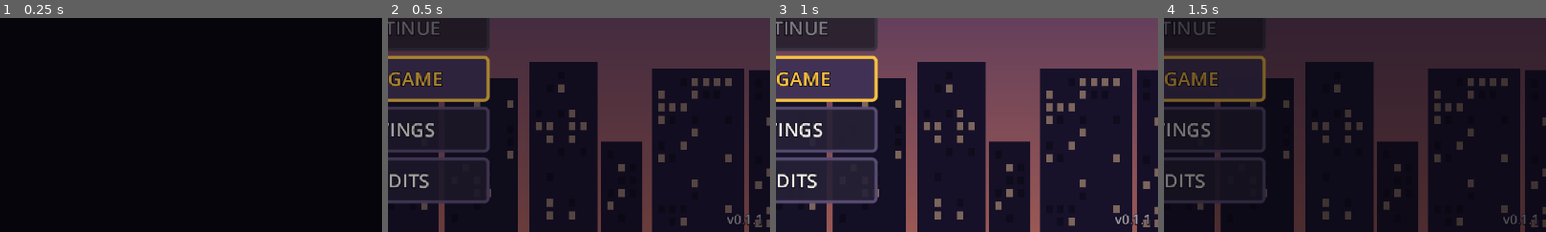
Above: before the commit, frames 1-4 (left to right).
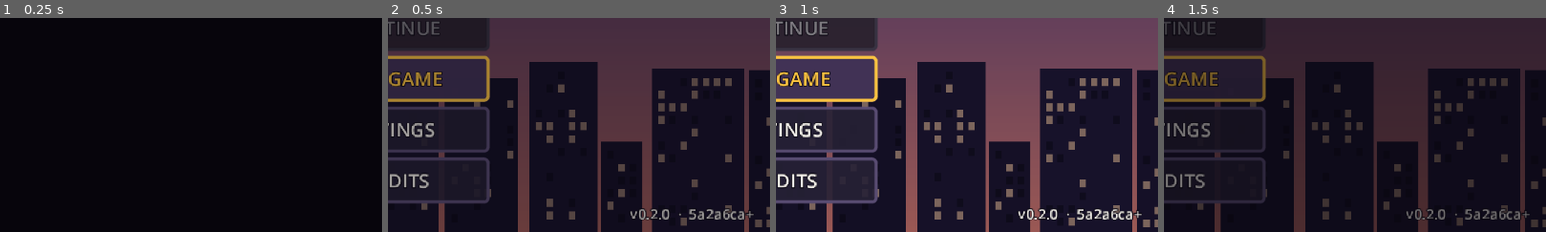
Above: after the commit, the same moments.

Repository: OuterHeavenX/sidewalk-kings
Game: Godot game, scene res://scenes/boot/Boot.tscn
The game is run twice, just before and just after one commit, with the same random seed, the same clock (stepped at 60 frames per second) and the same inputs.
Inputs:
- Up to frame 1 (0.25 s): no input
- Up to frame 2 (0.5 s): no input
- Up to frame 3 (1 s): click "NEW GAME" at 0.5 s
- Up to frame 4 (1.5 s): click "NEW GAME" at 1.25 s
The pictures show only the part of the screen within x 50-100%, y 50-100%; the shares and areas given below are measured in that part.

Frame 1 is identical in both runs. In frame 2, 0.9% of the frame differs, in the area x 63-98%, y 88-97%; in frame 3, 1.0%; in frame 4, 0.8%.

Commit message:
v0.2.0: builds that update, and say which build they are
Asked for as "add the version # in the main screen and in the menu",
which was two problems wearing one coat.

The version was already on the title -- size 8, TEXT_DIM, in the corner,
a smudge -- and in the pause menu it was a row inside the Settings page,
three inputs from anywhere. Both are readable now, and the pause menu
carries it on the footer of every page.

But every deploy so far reported v0.1.1, so the number could not answer
the only question anyone asks it: am I running the update or the old one?
Builds now carry the commit they came from, stamped in CI. A build made
from a dirty tree gets a "+", because a build that is not the commit it
claims to be has you chasing a bug that exists on one desk only.

And the app could not update itself, which means it was not installed so
much as stranded. Godot's service worker already handles "claim" and
"update" messages; nothing ever sent one. A new worker installed, moved
to WAITING, and stayed there while the old one served index.pck -- the
entire game -- from cache. The app kept launching an old build, reporting
the same version string, looking healthy. The only escape was a hard
refresh, which is not something you can ask of someone who installed this
on a Steam Deck.

The shell now watches for a waiting worker and never interrupts play: an
update found within a minute of load applies and reloads, since you are
still on the title screen; later than that the new worker takes over
without touching the running page and the next launch is the new build.
It also calls registration.update() on load, because browsers check on
their own schedule -- up to 24 hours -- and an app that is launched,
played and closed may never reach it.

Caught before shipping: the stamp did not survive the export. Written
first as data/build.txt, and the preset excludes *.txt while including
*.json, so it was generated, committed, and dropped from the package --
the exported game reported "dev" and looked correct. It is JSON now, with
a check that a stamped tree produces a build that knows its own commit.

Not verified in a real browser. Service workers do not register in the
preview browser here and the Chrome bridge was not connected, so nothing
has watched a real browser take a second build. The next deploy is the
first proof.

Suite 302/302.

Co-Authored-By: Claude Opus 5 <noreply@anthropic.com>

Diff:
--- a/autoload/GameManager.gd
+++ b/autoload/GameManager.gd
@@ -4,6 +4,10 @@
 enum State { BOOT, TITLE, PLAYING, PAUSED, DIALOGUE, SHOP, CUTSCENE, MENU, GAME_OVER }
 
 var version: String = "0.0.0"
+## Commit and date this build was made from, or "dev" when it was not stamped. The version
+## number only changes when somebody remembers to change it; this changes every build, and
+## is the only way to tell a fresh deploy from one a service worker is still caching.
+var build: String = "dev"
 var state: State = State.BOOT
 var player_data: PlayerState = PlayerState.new()
 var player: Node = null
@@ -21,11 +25,26 @@
 func _ready() -> void:
 	process_mode = Node.PROCESS_MODE_ALWAYS
 	version = str(ProjectSettings.get_setting("application/config/version", "0.0.0"))
+	# JSON because the export preset includes "*.json" and excludes "*.txt". A stamp the
+	# package does not carry is worse than none: the build reports "dev" and looks correct.
+	if FileAccess.file_exists("res://data/build.json"):
+		var f := FileAccess.open("res://data/build.json", FileAccess.READ)
+		var parsed = JSON.parse_string(f.get_as_text())
+		f.close()
+		if parsed is Dictionary and str(parsed.get("commit", "")) != "":
+			build = "%s %s" % [parsed.get("commit", ""), parsed.get("date", "")]
 	# Debug tools only in editor/debug builds, or when exported with the "debug_tools" feature tag.
 	debug_enabled = OS.is_debug_build() or OS.has_feature("debug_tools")
 	EventBus.hit_stop.connect(_on_hit_stop)
 	EventBus.slow_motion.connect(_on_slow_motion)
-	print("[GameManager] Sidewalk Kings v%s ready (debug=%s)" % [version, debug_enabled])
+	print("[GameManager] Sidewalk Kings v%s (%s) ready (debug=%s)" % [version, build, debug_enabled])
+
+## What to show the player. The commit is the useful half when the question is whether an
+## update actually arrived, so it is not hidden behind a debug flag.
+func version_line() -> String:
+	if build == "dev" or build == "":
+		return "v" + version
+	return "v%s  ·  %s" % [version, build.split(" ")[0]]
 
 func _process(delta: float) -> void:
 	var now := Time.get_ticks_msec()
--- /dev/null
+++ b/data/build.json
@@ -0,0 +1,4 @@
+{
+ "commit": "5a2a6ca+",
+ "date": "2026-09-06"
+}
--- a/project.godot
+++ b/project.godot
@@ -12,7 +12,7 @@
 
 config/name="Sidewalk Kings"
 config/description="An original 2D side-scrolling open-world beat-'em-up RPG."
-config/version="0.1.1"
+config/version="0.2.0"
 run/main_scene="res://scenes/boot/Boot.tscn"
 config/features=PackedStringArray("4.7", "GL Compatibility")
 boot_splash/bg_color=Color(0.07, 0.06, 0.1, 1)
--- a/tests/SmokeTest.gd
+++ b/tests/SmokeTest.gd
@@ -47,6 +47,7 @@
 
 func run() -> void:
 	await test_content()
+	await test_build_stamp()
 	await test_audio()
 	await test_title_flow()
 	await test_new_game()
@@ -164,6 +165,27 @@
 ##
 ## A headless run uses the Dummy audio driver, so this asserts wiring and asset state
 ## rather than audible output. tests/AudioCheck.gd covers real playback.
+## The build stamp is how anyone answers "am I running the update?". It shipped first as
+## data/build.txt, which the export preset excludes, so it was written, committed, and then
+## dropped from the package: the game reported "dev" and looked entirely healthy.
+func test_build_stamp() -> void:
+	print("
+-- Build stamp --")
+	check("the version is set", GameManager.version != "" and GameManager.version != "0.0.0",
+		GameManager.version)
+	var stamped := FileAccess.file_exists("res://data/build.json")
+	check("the build stamp file ships as an exportable resource", stamped,
+		"data/build.json missing -- run tools/stamp_build.py")
+	if stamped:
+		check("a stamped build reports its commit rather than 'dev'",
+			GameManager.build != "dev" and GameManager.build != "",
+			"build = '%s'" % GameManager.build)
+	# What the player actually reads, on the title screen and in the pause menu.
+	var line := GameManager.version_line()
+	check("the version line carries the version", line.contains(GameManager.version), line)
+	if stamped:
+		check("the version line carries the build", line.length() > GameManager.version.length() + 1, line)
+
 func test_audio() -> void:
 	log_line("
 -- Audio --")
--- a/ui/menus/PauseMenu.gd
+++ b/ui/menus/PauseMenu.gd
@@ -9,6 +9,7 @@
 var page_col: VBoxContainer
 var page_title: Label
 var footer: Label
+var version_label: Label
 var page: Page = Page.ROOT
 var buttons: Array[Button] = []
 var index: int = 0
@@ -65,9 +66,17 @@
 	page_col.size_flags_horizontal = Control.SIZE_EXPAND_FILL
 	page_col.add_theme_constant_override("separation", 1)
 	scroll.add_child(page_col)
+	var footer_row := HBoxContainer.new()
+	footer_row.add_theme_constant_override("separation", 8)
+	pc.add_child(footer_row)
 	footer = Label.new()
+	footer.size_flags_horizontal = Control.SIZE_EXPAND_FILL
 	UITheme.style_label(footer, 8, UITheme.TEXT_DIM)
-	pc.add_child(footer)
+	footer_row.add_child(footer)
+	version_label = Label.new()
+	version_label.horizontal_alignment = HORIZONTAL_ALIGNMENT_RIGHT
+	UITheme.style_label(version_label, 8, UITheme.TEXT_DIM)
+	footer_row.add_child(version_label)
 
 func open() -> void:
 	visible = true
@@ -75,6 +84,8 @@
 	GameManager.set_state(GameManager.State.PAUSED)
 	AudioManager.play_ui("pause")
 	page = Page.ROOT
+	if version_label:
+		version_label.text = GameManager.version_line()
 	_build_menu()
 	_show_page(Page.STATS)
 
--- a/ui/title/TitleScreen.gd
+++ b/ui/title/TitleScreen.gd
@@ -95,13 +95,15 @@
 		UITheme.style_label(save_info, 8, UITheme.TEXT_DIM)
 		add_child(save_info)
 
+	# Readable rather than decorative. At size 8 in TEXT_DIM this was a smudge, which is
+	# no use at all when the reason to look is to check whether an update arrived.
 	var version := Label.new()
-	version.text = "v" + GameManager.version
+	version.text = GameManager.version_line()
 	version.set_anchors_preset(Control.PRESET_BOTTOM_RIGHT)
-	version.position = Vector2(-52, -14)
-	version.size = Vector2(46, 12)
+	version.position = Vector2(-182, -18)
+	version.size = Vector2(170, 14)
 	version.horizontal_alignment = HORIZONTAL_ALIGNMENT_RIGHT
-	UITheme.style_label(version, 8, UITheme.TEXT_DIM)
+	UITheme.style_label(version, 9, UITheme.TEXT)
 	add_child(version)
 
 func _area_name(id: String) -> String:
Not shown, added: data/build.txt
Not shown, changed: .github/workflows/export-web.yml
Not shown, changed: README.md
Not shown, changed: docs/ARCHITECTURE.md
Not shown, changed: docs/CHANGELOG.md
Not shown, changed: docs/CONTENT_PIPELINE.md
Not shown, changed: docs/TESTING.md
Not shown, added: tools/stamp_build.py
Not shown, changed: web/shell.html
